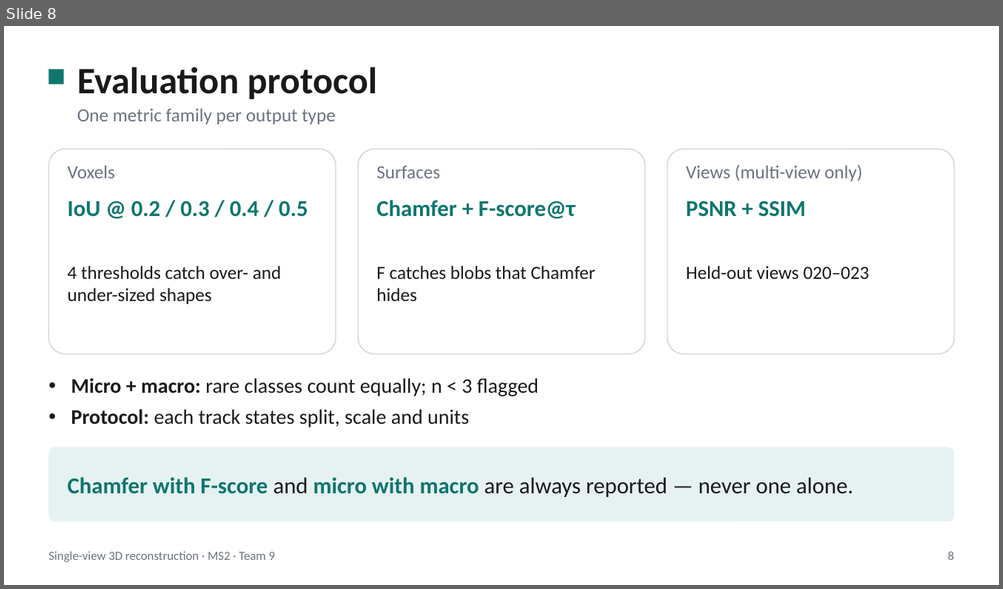
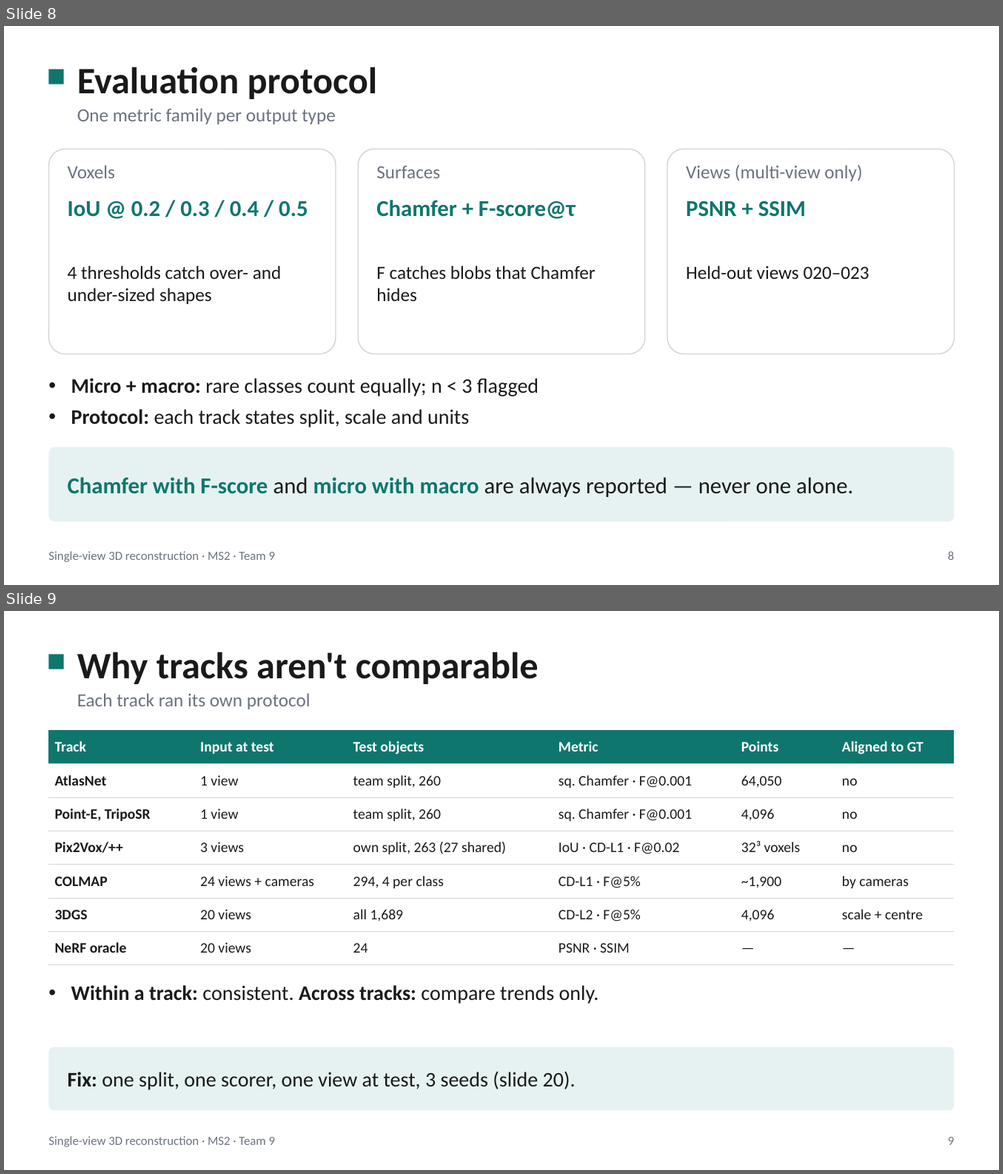
Before and after one commit to NoureldinAbdelrahman/home-omni3d, a slide deck: docs/ms2/ms2_problem_definition.pptx. Shown one above the other, each under a label of ours: slide 8 before the commit, slides 8 and 9 after it. The pictures are 1003x589 and 1003x1174 pixels, drawn with LibreOffice and Linux fonts; fonts in the diff are those of the drawing. Boxes give left, top, right and bottom in pixels: in the first picture for what was removed or moved away, otherwise in the second. Text is boxed around its words. In the diff, an @@ line names an element or a change of style, - is before the commit and + after.

```diff
--- a/docs/ms2/ms2_problem_definition.pptx
+++ b/docs/ms2/ms2_problem_definition.pptx
@@ slide 9 added at [4,611,999,1170], background #FFFFFF @@
@@ rectangle added at [48,654,64,669], fill #0F766E @@
@@ text added at [77,652,538,684], 36 pt, text #1A1A1A, bold @@
+Why tracks aren't comparable
@@ text added at [77,693,310,709], 18 pt, text #6B7280 @@
+Each track ran its own protocol
@@ table added at [48,730,954,965], 7 rows, 6 columns @@
+Track | Input at test | Test objects | Metric | Points | Aligned to GT
+AtlasNet | 1 view | team split, 260 | sq. Chamfer · F@0.001 | 64,050 | no
+Point-E, TripoSR | 1 view | team split, 260 | sq. Chamfer · F@0.001 | 4,096 | no
+Pix2Vox/++ | 3 views | own split, 263 (27 shared) | IoU · CD-L1 · F@0.02 | 32³ voxels | no
+COLMAP | 24 views + cameras | 294, 4 per class | CD-L1 · F@5% | ~1,900 | by cameras
+3DGS | 20 views | all 1,689 | CD-L2 · F@5% | 4,096 | scale + centre
+NeRF oracle | 20 views | 24 | PSNR · SSIM | — | —
@@ text added at [71,985,599,1004], 20 pt, text #1A1A1A @@
+• Within a track: consistent. Across tracks: compare trends only.
@@ rounded rectangle added at [48,1048,954,1111], fill #E6F2F1 @@
@@ text added at [68,1071,575,1091], 20 pt, text #1A1A1A @@
+Fix: one split, one scorer, one view at test, 3 seeds (slide 20).
@@ text added at [48,1136,275,1147], 12 pt, text #6B7280 @@
+Single-view 3D reconstruction · MS2 · Team 9
@@ text added at [948,1137,953,1145], 12 pt, text #6B7280 @@
+9
```
Also in this commit, not shown: 14 slides changed, 2 other slides added, 2 other files.
